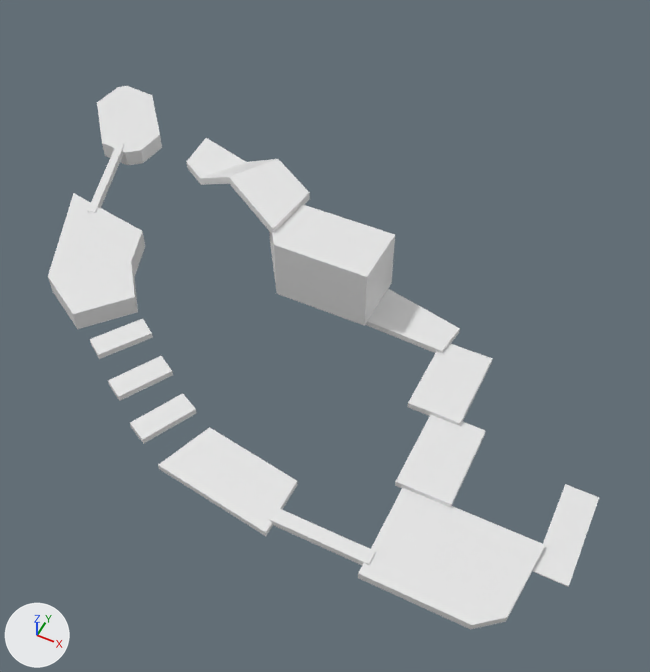
The Blender file Assets/Stages/Levels/Level1/Level1.blend, before and after one commit.
The view is the same before and after, from a camera (50 mm lens) standing at (-21.0, -590.0, 837.0) and looking at (-354.0, 77.0, 4.0). Arrows for +X, +Y and +Z are at lower left; the lights stay in place.

The scene before the commit, as lines of its bpy script (objects in view):
```python
me_cube_011 = bpy.data.meshes.new('Cube.011')
me_cube_011.from_pydata(...)  # 16 vertices, 14 faces; spans x -283.0..16.0, y -4.0..69.0, z -74.0..7.0
me_plane = bpy.data.meshes.new('Plane')
me_plane.from_pydata([(11.4, 4.0, 0.0), (-26.1, 4.0, 0.0), (11.4, -110.6, 0.0), (-26.1, -110.6, 0.0)], [], [(0, 1, 3, 2)])
me_plane_001 = bpy.data.meshes.new('Plane.001')
me_plane_001.from_pydata([(11.0, 4.0, 0.0), (-26.0, 4.0, 0.0), (2.0, -88.0, 0.0), (-26.0, -111.0, 0.0), (-147.0, 4.0, 0.0), (-147.0, -111.0, 0.0)], [], [(0, 1, 3, 2), (3, 1, 4, 5)])
ob_cube_008 = bpy.data.objects.new('Cube.008', me_cube_011)
ob_cube_008.location = (-458.0, 133.0, 102.0)
ob_cube_008.rotation_euler = (0.0, 0.0, -0.563)  # degrees (0, 0, -32)
ob_plane = bpy.data.objects.new('Plane', me_plane)
ob_plane.location = (0.0, 0.0, 0.0)
_m = ob_plane.modifiers.new('Solidify', 'SOLIDIFY')
_m.thickness = 1.42
ob_plane_001 = bpy.data.objects.new('Plane.001', me_plane_001)
ob_plane_001.location = (-35.0, -84.0, 5.0)
_m = ob_plane_001.modifiers.new('Solidify', 'SOLIDIFY')
_m.thickness = 10.0
# also in view: 'Cube.007' at (-401.0, 143.0, 60.0); 'Cube.010' at (-830.0, 340.0, 1.0); 'Cube.002' at (-262.0, 139.0, 16.0); 'Cube' at (-158.0, -29.0, 7.0); 'Cube.004' at (-465.0, -116.0, 0.0)
```
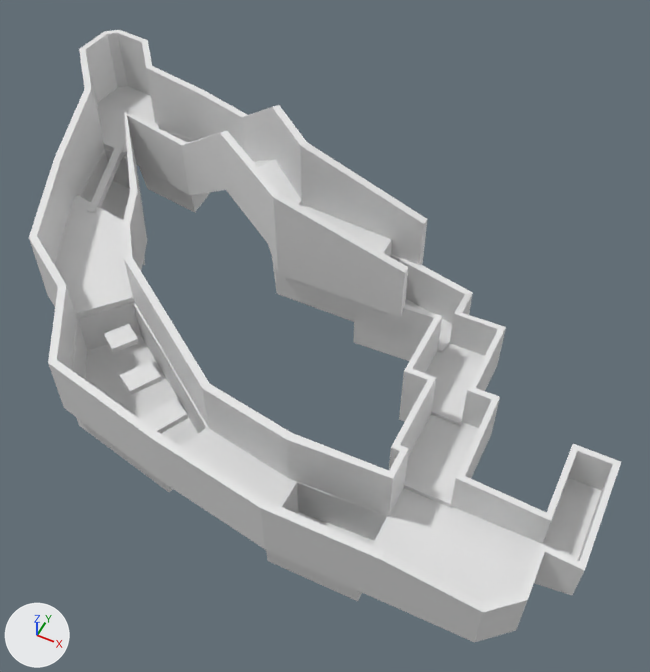
Commit message: added walls and pitfalls to level 1

The change, as JSON lines over the scene's bpy script:
```json
{"block": "me_plane", "where": "me_plane.from_pydata(...)  # 4 vertices, 1 face; spans x -26.1..11.4, y -110.6..4.0, z 0.0"}
{"block": "me_plane", "where": "# used by ob_plane; location = (0.0, 0.0, 0.0)"}
{"block": "me_plane", "change": "me_plane part 1"}
{"op": "set", "path": "me_plane.vertices[0].co", "old": "(11.4, 4.0, 0.0)", "new": "(11.4, 13.2, 0.0)"}
{"op": "set", "path": "me_plane.vertices[1].co", "old": "(-26.1, 4.0, 0.0)", "new": "(-26.1, 13.2, 0.0)"}
{"op": "add", "block": "me_plane_008", "code": ["me_plane_008 = bpy.data.meshes.new('Plane.008')", "me_plane_008.from_pydata(...)  # 16 vertices, 11 faces; spans x -80.5..39.2, y -39.6..27.9, z -61.1..24.8"]}
{"op": "add", "block": "me_plane_007", "code": ["me_plane_007 = bpy.data.meshes.new('Plane.007')", "me_plane_007.from_pydata(...)  # 12 vertices, 8 faces; spans x -99.0..80.0, y -34.0..67.0, z -61.0..-1.0"]}
{"op": "add", "block": "me_plane_005", "code": ["me_plane_005 = bpy.data.meshes.new('Plane.005')", "me_plane_005.from_pydata(...)  # 12 vertices, 8 faces; spans x -236.0..10.0, y -37.0..99.0, z -61.0..-1.0"]}
{"op": "add", "block": "me_plane_004", "code": ["me_plane_004 = bpy.data.meshes.new('Plane.004')", "me_plane_004.from_pydata([(-61.9, -38.2, -0.6), (42.3, -36.7, -0.6), (-61.9, 28.3, -0.6), (42.3, 33.6, -0.6), (-61.9, 28.3, -61.1), (-61.9, -38.2, -61.1), (42.3, -36.7, -61.1), (42.3, 33.6, -61.1)], [], [(5, 6, 7, 4), (3, 2, 4, 7), (0, 1, 6, 5), (1, 3, 7, 6), (2, 0, 5, 4)])"]}
{"op": "add", "block": "me_plane_003", "code": ["me_plane_003 = bpy.data.meshes.new('Plane.003')", "me_plane_003.from_pydata(...)  # 100 vertices, 48 faces; spans x -909.0..0.0, y -193.0..414.0, z -16.0..192.0"]}
{"op": "add", "block": "ob_pitfall4", "code": ["ob_pitfall4 = bpy.data.objects.new('Pitfall4', me_plane_008)", "ob_pitfall4.location = (-702.0, 307.0, 5.0)", "ob_pitfall4.rotation_euler = (0.0, 0.0, -0.152)  # degrees (0, 0, -8.7)", "_m = ob_pitfall4.modifiers.new('Solidify', 'SOLIDIFY')", "_m.thickness = 3.35"]}
{"op": "add", "block": "ob_pitfall3", "code": ["ob_pitfall3 = bpy.data.objects.new('Pitfall3', me_plane_007)", "ob_pitfall3.location = (-762.0, 185.0, 5.0)", "ob_pitfall3.rotation_euler = (0.0, 0.0, -1.217)  # degrees (0, 0, -70)", "_m = ob_pitfall3.modifiers.new('Solidify', 'SOLIDIFY')", "_m.thickness = 3.35"]}
{"op": "add", "block": "ob_pitfall2", "code": ["ob_pitfall2 = bpy.data.objects.new('Pitfall2', me_plane_005)", "ob_pitfall2.location = (-438.0, -155.0, 5.0)", "ob_pitfall2.rotation_euler = (0.0, 0.0, -0.384)  # degrees (0, 0, -22)", "_m = ob_pitfall2.modifiers.new('Solidify', 'SOLIDIFY')", "_m.thickness = 3.35"]}
{"op": "add", "block": "ob_pitfall1", "code": ["ob_pitfall1 = bpy.data.objects.new('Pitfall1', me_plane_004)", "ob_pitfall1.location = (-224.0, -155.0, 5.0)", "_m = ob_pitfall1.modifiers.new('Solidify', 'SOLIDIFY')", "_m.thickness = 3.35"]}
{"op": "add", "block": "ob_walls", "code": ["ob_walls = bpy.data.objects.new('Walls', me_plane_003)", "ob_walls.location = (11.0, 0.0, 0.0)", "_m = ob_walls.modifiers.new('Solidify', 'SOLIDIFY')", "_m.thickness = -10.0"]}
```

Changed parts and their boxes (x1, y1, x2, y2) in the pictures (650 x 672 px):
```json
{"object": "Walls", "change": "added", "after": [29, 30, 621, 642]}
{"object": "Pitfall2", "change": "added", "after": [71, 302, 208, 492]}
{"object": "Pitfall1", "change": "added", "after": [266, 482, 387, 601]}
{"object": "Plane", "change": "reshaped", "before": [532, 484, 599, 587], "after": [543, 478, 601, 560]}
{"object": "Pitfall3", "change": "added", "after": [80, 148, 145, 265]}
{"object": "Pitfall4", "change": "added", "after": [139, 130, 210, 213]}
{"object": "Cube.007", "change": "unchanged, covered by the edit", "before": [269, 204, 395, 326], "after": [272, 204, 392, 322]}
{"object": "Cube.008", "change": "unchanged, covered by the edit", "before": [187, 138, 310, 234], "after": [253, 160, 302, 205]}
{"object": "Cube.002", "change": "unchanged, covered by the edit", "before": [365, 289, 460, 353], "after": [405, 299, 452, 353]}
{"object": "Plane.002", "change": "unchanged, covered by the edit", "before": [269, 507, 376, 565]}
```
